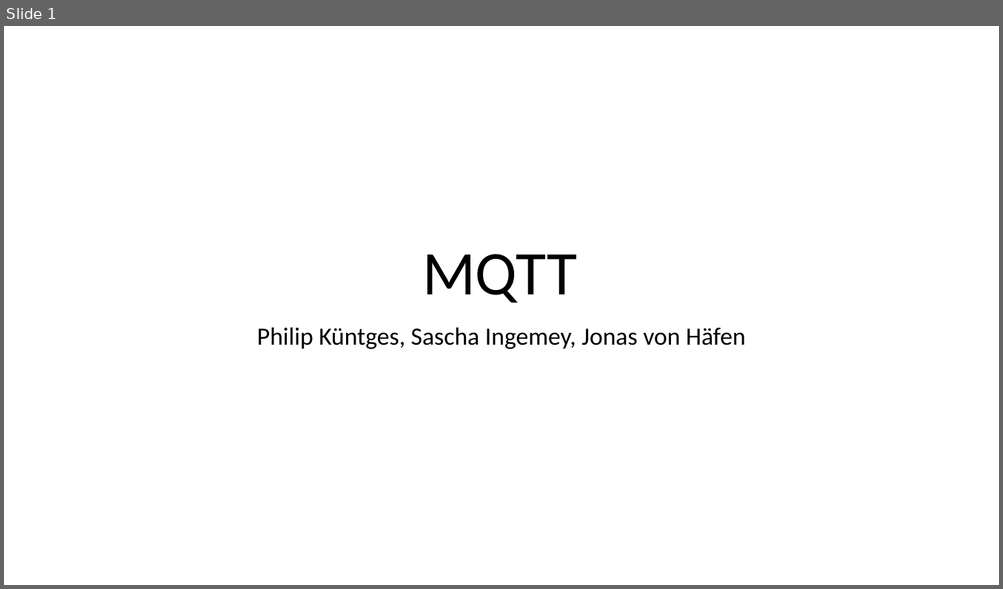
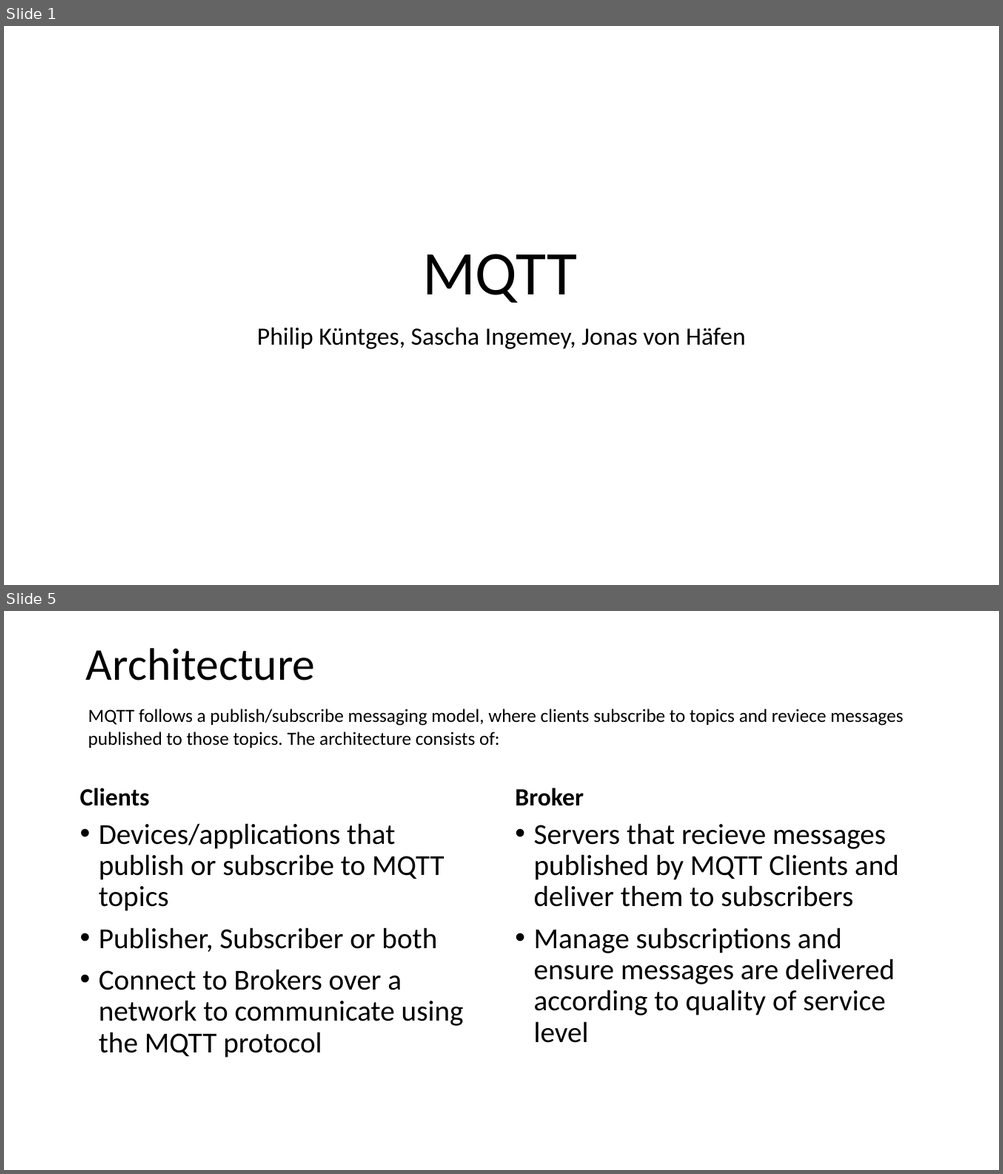
Before and after one commit to sebivenlo/ESD-2023-MQTT, a slide deck: Presentation/Jonas MQTT.pptx. Shown one above the other, each under a label of ours: slide 1 before the commit, slides 1 and 5 after it; the slides between them are not shown. The pictures are 1003x589 and 1003x1174 pixels, drawn with LibreOffice and Linux fonts; fonts in the diff are those of the drawing. Boxes give left, top, right and bottom in pixels: in the first picture for what was removed or moved away, otherwise in the second. Text is boxed around its words. In the diff, an @@ line names an element or a change of style, - is before the commit and + after.

```diff
--- a/Presentation/Jonas MQTT.pptx
+++ b/Presentation/Jonas MQTT.pptx
@@ slide 5 added at [4,611,999,1170], background #FFFFFF @@
@@ title added at [86,648,315,681], 44 pt, text #000000 @@
+Architecture
@@ text added at [88,709,902,748], 18 pt, text #000000 @@
+MQTT follows a publish/subscribe messaging model, where clients subscribe to topics and reviece messages published to those topics. The architecture consists of:
@@ text added at [80,788,150,806], 24 pt, text #000000, bold @@
+Clients
@@ text added at [515,788,583,806], 24 pt, text #000000, bold @@
+Broker
@@ text added at [99,823,464,1058], 28 pt, text #000000 @@
+• Devices/applications that publish or subscribe to MQTT topics
+• Publisher, Subscriber or both
+• Connect to Brokers over a network to communicate using the MQTT protocol
@@ text added at [534,823,899,1043], 28 pt, text #000000 @@
+• Servers that recieve messages published by MQTT Clients and deliver them to subscribers
+• Manage subscriptions and ensure messages are delivered according to quality of service level
```
Also in this commit, not shown: 3 slides changed, 7 other slides added, 2 slides removed, 1 other file.
